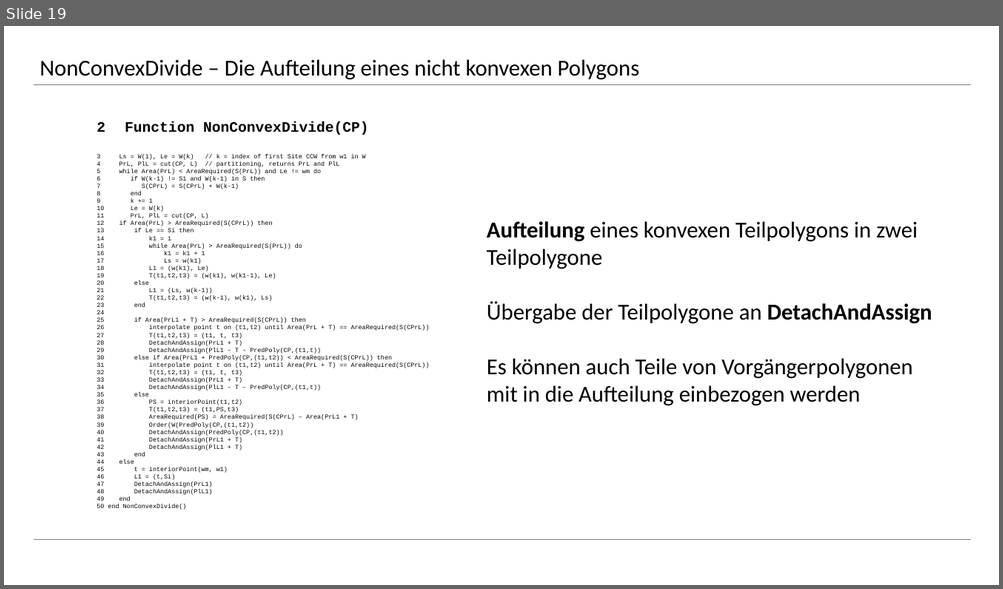
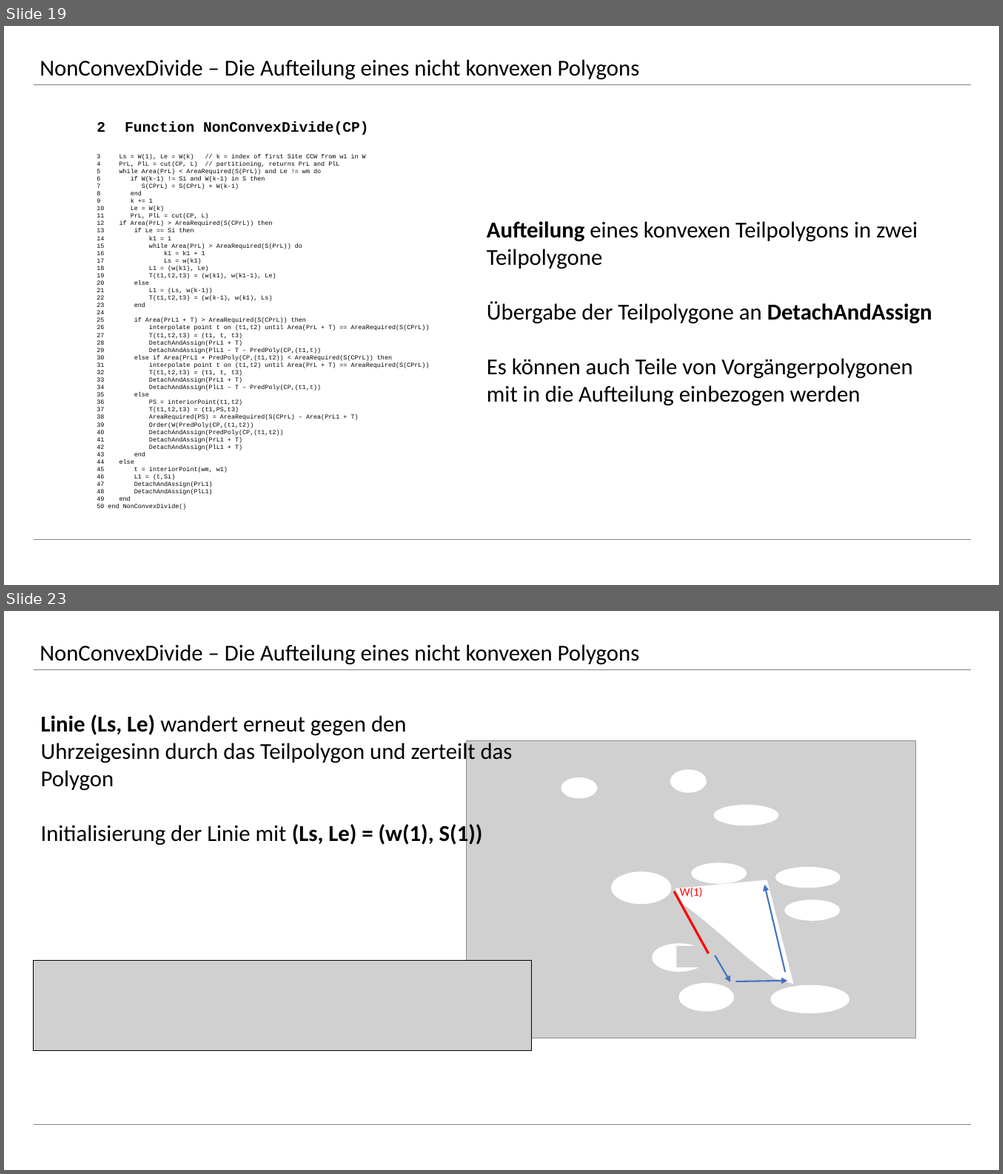
Before and after one commit to rhoentier/Algorithmische-Geometrie, a slide deck: Präsentation/Präsentation Steffen.pptx. Shown one above the other, each under a label of ours: slide 19 before the commit, slides 19 and 23 after it; the slides between them are not shown. The pictures are 1003x589 and 1003x1174 pixels, drawn with LibreOffice and Linux fonts; fonts in the diff are those of the drawing; grey boxes stand for pictures. Boxes give left, top, right and bottom in pixels: in the first picture for what was removed or moved away, otherwise in the second. Text is boxed around its words. In the diff, an @@ line names an element or a change of style, - is before the commit and + after.

```diff
--- a/Präsentation/Präsentation Steffen.pptx
+++ b/Präsentation/Präsentation Steffen.pptx
@@ slide 23 added at (4,611,999,1170), background #FFFFFF @@
@@ text added at (40,644,640,665), 22 pt, text #000000 @@
+NonConvexDivide – Die Aufteilung eines nicht konvexen Polygons
@@ line added from (33, 670) to (970, 670), #808080 0.5 pt @@
@@ text added at (41,715,512,847), 22 pt, text #000000 @@
+Linie (Ls, Le) wandert erneut gegen den Uhrzeigesinn durch das Teilpolygon und zerteilt das Polygon
+Initialisierung der Linie mit (Ls, Le) = (w(1), S(1))
@@ picture added at (466,741,916,1039) @@
@@ ellipse added at (560,777,597,798), fill #FFFFFF @@
@@ ellipse added at (670,770,707,793), fill #FFFFFF @@
@@ ellipse added at (714,805,779,826), fill #FFFFFF @@
@@ ellipse added at (612,872,671,905), fill #FFFFFF @@
@@ ellipse added at (691,863,746,884), fill #FFFFFF @@
@@ ellipse added at (776,867,840,888), fill #FFFFFF @@
@@ line added from (708, 954) to (674, 891), #FF0000 2.25 pt @@
@@ freeform shape added at (675,880,794,984), fill #FFFFFF @@
@@ text added at (680,886,703,897), 11 pt, text #FF0000 @@
+W(1)
@@ arrow added from (785, 972) to (764, 885), #4472C4 1.5 pt @@
@@ ellipse added at (785,900,839,920), fill #FFFFFF @@
@@ ellipse added at (739,923,779,944), fill #FFFFFF @@
@@ picture added at (33,961,532,1051) @@
@@ ellipse added at (652,944,706,972), fill #FFFFFF @@
@@ picture added at (676,946,724,968) @@
@@ arrow added from (715, 956) to (731, 982), #4472C4 1.5 pt @@
@@ ellipse added at (678,983,734,1011), fill #FFFFFF @@
@@ arrow added from (736, 982) to (788, 981), #4472C4 1.5 pt @@
@@ ellipse added at (770,985,849,1014), fill #FFFFFF @@
@@ line added from (33, 1125) to (970, 1125), #808080 0.5 pt @@
```
Also in this commit, not shown: 6 slides changed, 8 other slides added.
